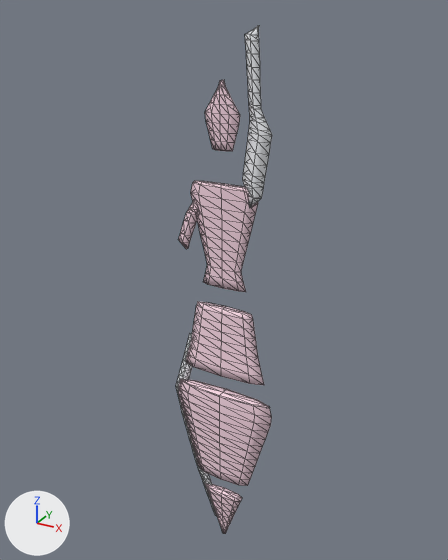
An edit to the glTF model public/models/humans/dancer-medium.glb, drawn before and after from the same camera.
Both versions are drawn from a camera (50 mm lens) standing at (30.6, -55.4, 65.9) and looking at (-1.0, 2.0, 37.2). The lights are fixed; the arrows at lower left show +X, +Y and +Z. The first picture is the older version. Mesh edges are drawn as thin lines. Vertices at exactly the same position are counted once.
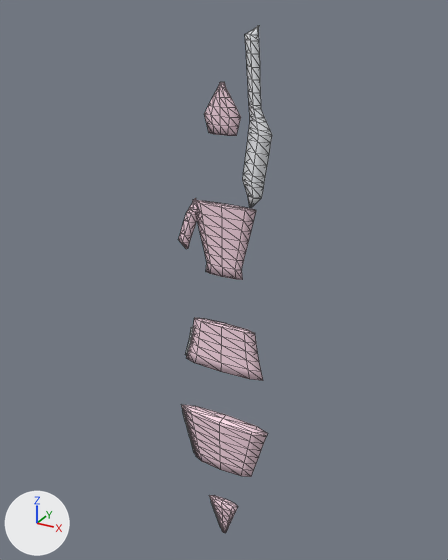
The edits, one by one:
me_mesh_0 is used by ob_mesh_0; location (0.0, 0.0, 0.0).
me_mesh_0 had 657 vertices, 1282 faces and spanned x -6.9..6.5, y -0.9..0.9, z 0.6..64.4.
me_mesh_0 now has 516 vertices, 992 faces and spans x -6.1..6.1, y -0.9..0.8, z 0.8..64.4.
me_mesh_0 part 1: the loose piece of 106 vertices spanning x -6.5..6.5, y -0.9..0.9, z 10.6..23.4 is rebuilt with 66 vertices and now spans x -6.1..6.1, y -0.9..0.8, z 12.2..19.6.
me_mesh_0 part 2: the loose piece of 98 vertices spanning x -4.0..4.0, y -0.3..0.7, z 37.2..49.0 is rebuilt with 74 vertices and now spans x -3.9..3.9, y -0.2..0.6, z 38.6..46.8.
me_mesh_0 part 3: the loose piece of 74 vertices spanning x -5.4..5.4, y -0.6..0.8, z 26.0..34.6 is rebuilt with 58 vertices and now spans x -5.2..5.2, y -0.6..0.8, z 26.6..32.4.
me_mesh_0 part 4: the loose piece of 74 vertices spanning x -2.0..2.0, y -0.6..0.4, z 52.6..59.4 is rebuilt with 58 vertices and now spans x -2.1..2.1, y -0.6..0.3, z 54.2..59.2.
me_mesh_0 part 5: the loose piece of 66 vertices spanning x -2.8..2.8, y -0.5..0.6, z 0.6..8.2 is rebuilt with 50 vertices and now spans x -2.2..2.2, y -0.3..0.5, z 0.8..6.4.
me_mesh_0 part 6: a new loose piece of 38 vertices spanning x -6.1..-3.4, y 0.0..0.4, z 12.5..18.5, in mat_defaultmaterial.
me_mesh_0 part 7: a new loose piece of 26 vertices spanning x -5.5..-3.5, y 0.2..0.6, z 26.9..30.9, in mat_defaultmaterial.
Part 8, on me_mesh_0:
4 vertices are removed from x 2.9..4.4, y -0.3..0.4, z 48.1.
24 faces are deleted.
4 vertices are added at (3.7, -0.3, 48.2), (4.5, 0.0, 48.2), (3.7, 0.4, 48.2), (2.9, 0.0, 48.2).
24 new faces join them.
Part 9, on me_mesh_0:
118 vertices are removed from x -6.9..0.0, y 0.0..0.6, z 3.0..30.0.
232 faces are deleted.
Other edits to the shape of me_mesh_0 do not show in these pictures.

What differs and where, as boxes (x1, y1, x2, y2) in the pictures (448 x 560 px; the box of a moved part takes in the faces that stretch with it):
'Mesh_0', reshaped
    before: (176, 25, 272, 534)
    after: (178, 25, 272, 533)
part 1 of me_mesh_0, rebuilt (7% narrower, 31% shorter)
    before: (178, 379, 272, 486)
    after: (181, 404, 268, 477)
part 2 of me_mesh_0, rebuilt (28% shorter)
    before: (191, 181, 258, 292)
    after: (192, 200, 256, 280)
part 3 of me_mesh_0, rebuilt (24% shorter)
    before: (185, 302, 264, 385)
    after: (186, 318, 263, 381)
part 4 of me_mesh_0, rebuilt (24% shorter)
    before: (205, 80, 240, 151)
    after: (204, 82, 241, 136)
part 5 of me_mesh_0, rebuilt (21% narrower, 25% shorter)
    before: (205, 483, 242, 534)
    after: (209, 495, 238, 533)
part 6 of me_mesh_0, added
    after: (182, 411, 195, 453)
part 7 of me_mesh_0, added
    after: (185, 327, 193, 355)
part 8 of me_mesh_0, moved or reshaped
    both: (244, 185, 263, 208)
part 9 of me_mesh_0, deleted
    before: (176, 333, 217, 516)
